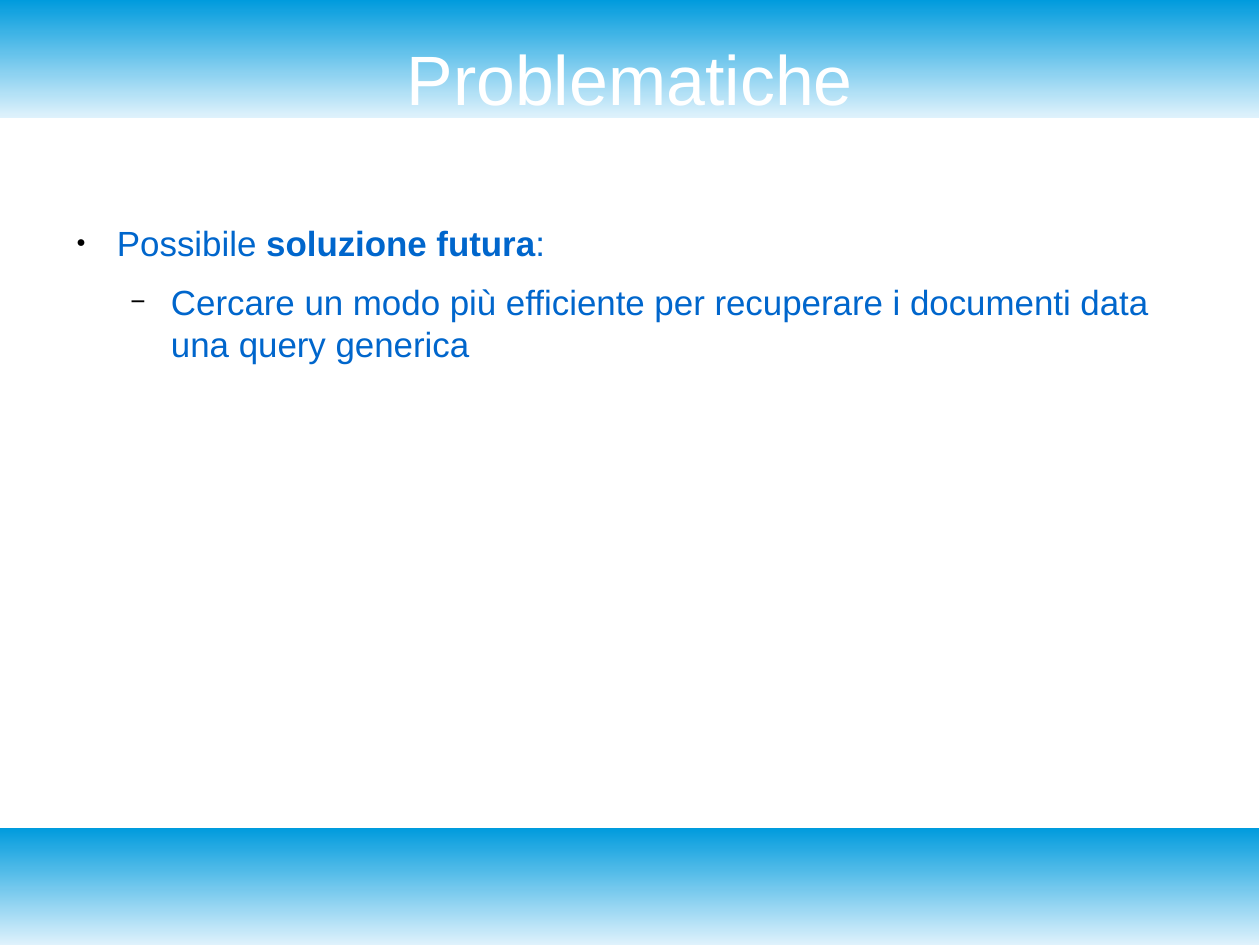
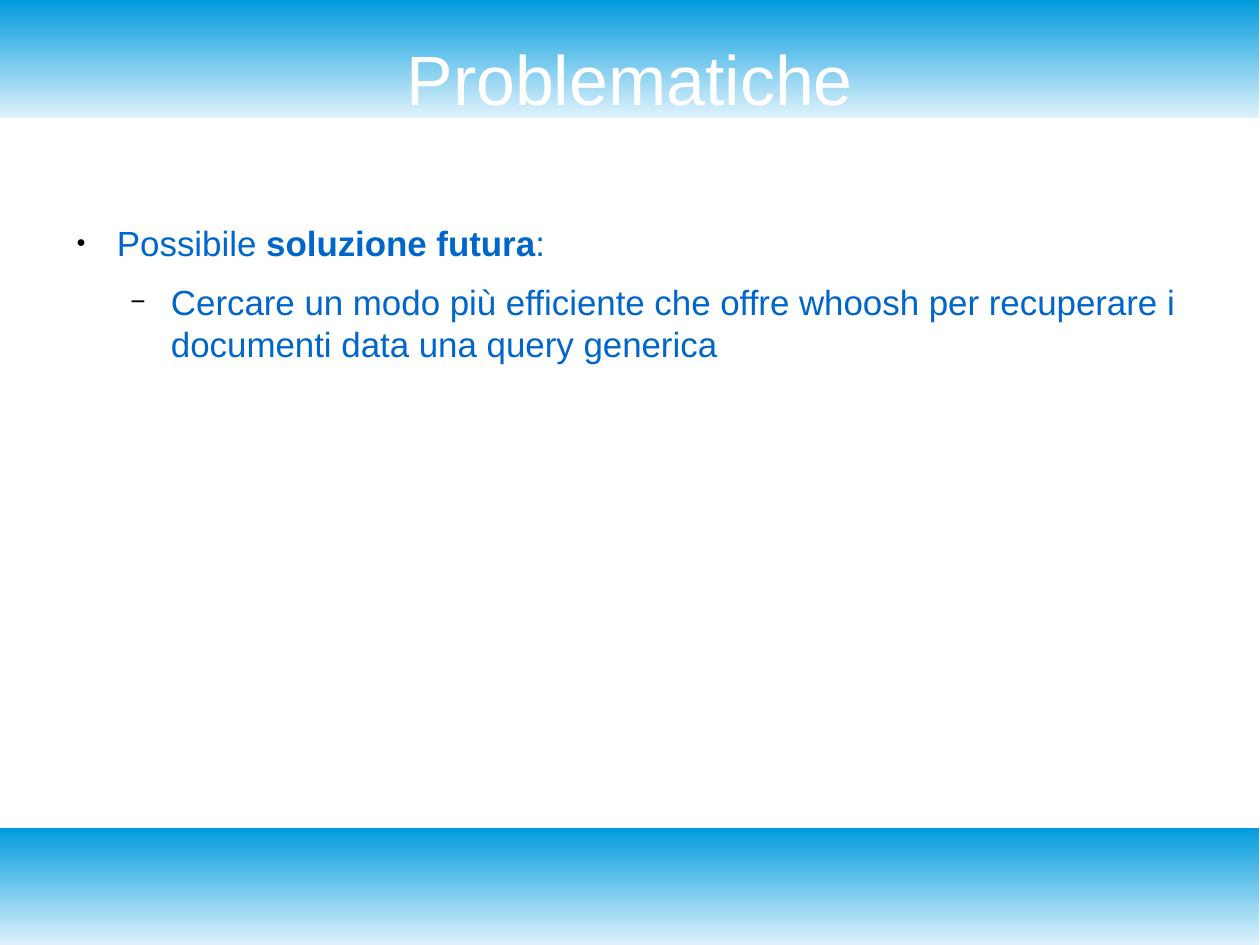
Before and after one commit to enrico404/SearchEngineForDblp, a slide deck: slide 19 of DocDblpSearchEngine.odp (slide 18 before the commit). Drawn at 1260x945 pixels with LibreOffice and Linux fonts; fonts in the diff are those of the drawing. Boxes give left, top, right and bottom in pixels: in the first picture for what was removed or moved away, otherwise in the second. Text is boxed around its words. In the diff, an @@ line names an element or a change of style, - is before the commit and + after.

```diff
--- a/DocDblpSearchEngine.odp
+++ b/DocDblpSearchEngine.odp
@@ text at <box>171,289,1175,364</box>: text changed @@
-  − Cercare un modo più efficiente per recuperare i documenti data una query generica
+  − Cercare un modo più efficiente che offre whoosh per recuperare i documenti data una query generica
```
Also in this commit, not shown: 12 other slides changed, 1 slide added, 1 other file.
